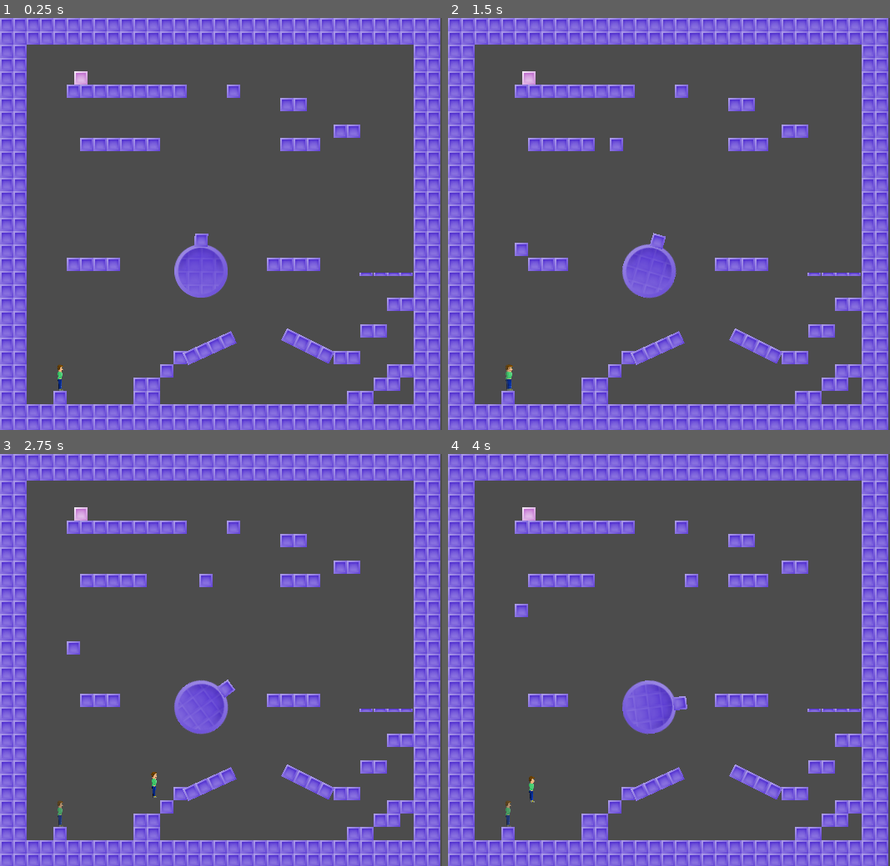
Above: before the commit, frames 1-4 (two rows, left to right).
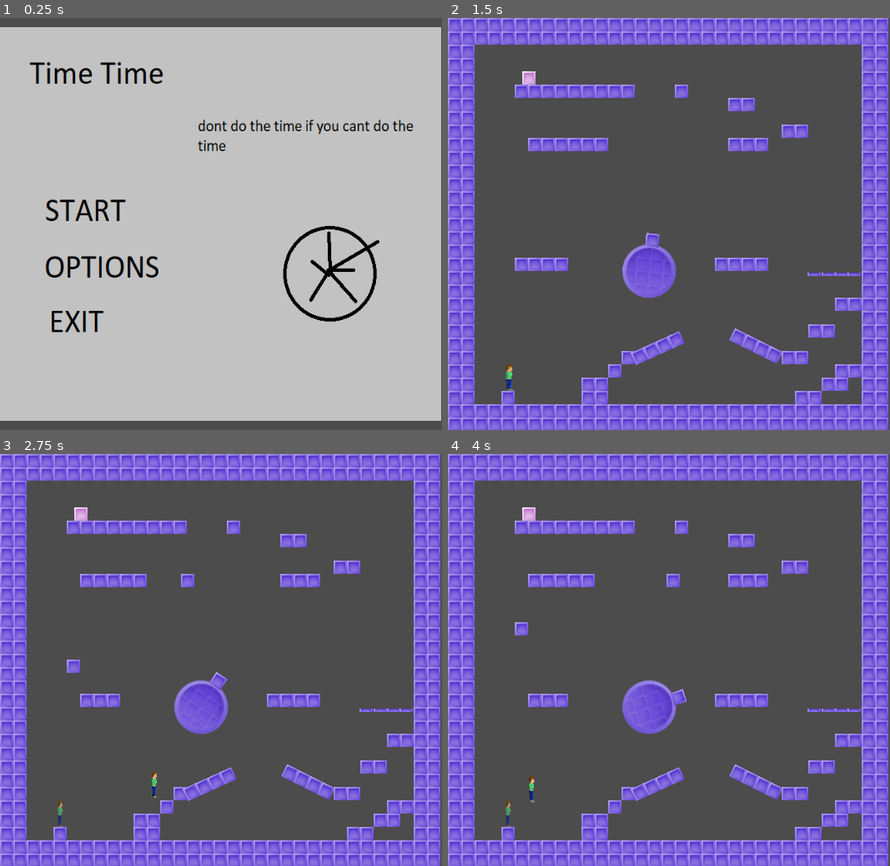
Above: after the commit, the same moments.

Repository: cpatsel/timewarp
Game: Godot game, scene res://mainMenu.tscn
The game is run twice, just before and just after one commit, with the same random seed, the same clock (stepped at 60 frames per second) and the same inputs. Before the commit the project starts from res://colworld.tscn.
Inputs (mouse positions are in pixels of both pictures, inside the frame that each line leads up to):
- Up to frame 1 (0.25 s): no input
- Up to frame 2 (1.5 s): click (549, 211) at 0.52 s; hold Right (move_right) from 1.28 s (still down); hold R from 1.28 s (still down)
- Up to frame 3 (2.75 s): keep holding Right (move_right); tap Space (jump) at 1.52, 2.27 s; release R at 2.03 s; tap R at 2.1 s
- Up to frame 4 (4 s): release Right (move_right) at 2.78 s; hold Left (move_left) 2.78-3.53 s; hold R 2.78-3.53 s; hold Right (move_right) from 3.53 s (still down); tap R at 3.6 s; tap Space (jump) at 3.77 s

The runs differ from the first frame. In frame 1, 100% of the frame differs, in the area x 0-100%, y 0-100%; in frame 2, 0.5%; in frame 3, 0.6%; in frame 4, 0.5%.

Commit message:
Menu
Really Basic main menu i guess

Diff:
--- /dev/null
+++ b/TimeWarpGame/Button.gd
@@ -0,0 +1,17 @@
+extends Button
+
+# Declare member variables here. Examples:
+# var a = 2
+# var b = "text"
+
+# Called when the node enters the scene tree for the first time.
+func _ready():
+	pass # Replace with function body.
+
+func _pressed():
+    get_tree().change_scene('res://colworld.tscn')
+    pass
+
+# Called every frame. 'delta' is the elapsed time since the previous frame.
+#func _process(delta):
+#	pass
--- /dev/null
+++ b/TimeWarpGame/Button2.gd
@@ -0,0 +1,17 @@
+extends Button
+
+# Declare member variables here. Examples:
+# var a = 2
+# var b = "text"
+
+# Called when the node enters the scene tree for the first time.
+func _ready():
+	pass # Replace with function body.
+
+func _pressed():
+    print("Doesnt do anything")
+    pass
+
+# Called every frame. 'delta' is the elapsed time since the previous frame.
+#func _process(delta):
+#	pass
--- /dev/null
+++ b/TimeWarpGame/Button3.gd
@@ -0,0 +1,17 @@
+extends Button
+
+# Declare member variables here. Examples:
+# var a = 2
+# var b = "text"
+
+# Called when the node enters the scene tree for the first time.
+func _ready():
+	pass # Replace with function body.
+
+func _pressed():
+    get_tree().quit()
+    pass
+
+# Called every frame. 'delta' is the elapsed time since the previous frame.
+#func _process(delta):
+#	pass
--- /dev/null
+++ b/TimeWarpGame/mainMenu.tscn
@@ -0,0 +1,47 @@
+[gd_scene load_steps=6 format=2]
+
+[ext_resource path="res://menuTest.png" type="Texture" id=1]
+[ext_resource path="res://Button.gd" type="Script" id=2]
+[ext_resource path="res://Button2.gd" type="Script" id=3]
+[ext_resource path="res://Button3.gd" type="Script" id=4]
+
+[sub_resource type="ShaderMaterial" id=1]
+
+[node name="Control" type="Control"]
+material = SubResource( 1 )
+anchor_right = 1.0
+anchor_bottom = 1.0
+margin_right = 36.0
+margin_bottom = 28.0
+
+[node name="TextureRect" type="TextureRect" parent="."]
+margin_left = -2.0
+margin_top = 11.0
+margin_right = 662.0
+margin_bottom = 568.0
+rect_scale = Vector2( 0.8, 0.85 )
+texture = ExtResource( 1 )
+
+[node name="Button" type="Button" parent="."]
+show_behind_parent = true
+margin_left = 35.0
+margin_top = 205.0
+margin_right = 208.0
+margin_bottom = 259.0
+script = ExtResource( 2 )
+
+[node name="Button2" type="Button" parent="."]
+show_behind_parent = true
+margin_left = 38.0
+margin_top = 269.0
+margin_right = 211.0
+margin_bottom = 325.0
+script = ExtResource( 3 )
+
+[node name="Button3" type="Button" parent="."]
+show_behind_parent = true
+margin_left = 38.0
+margin_top = 337.0
+margin_right = 211.0
+margin_bottom = 392.0
+script = ExtResource( 4 )
--- a/TimeWarpGame/project.godot
+++ b/TimeWarpGame/project.godot
@@ -16,7 +16,7 @@
 [application]
 
 config/name="TimeWarp"
-run/main_scene="res://colworld.tscn"
+run/main_scene="res://mainMenu.tscn"
 config/icon="res://icon.png"
 
 [display]
Binary file added: TimeWarpGame/menuTest.png
Not shown, added: TimeWarpGame/menuTest.png.import
